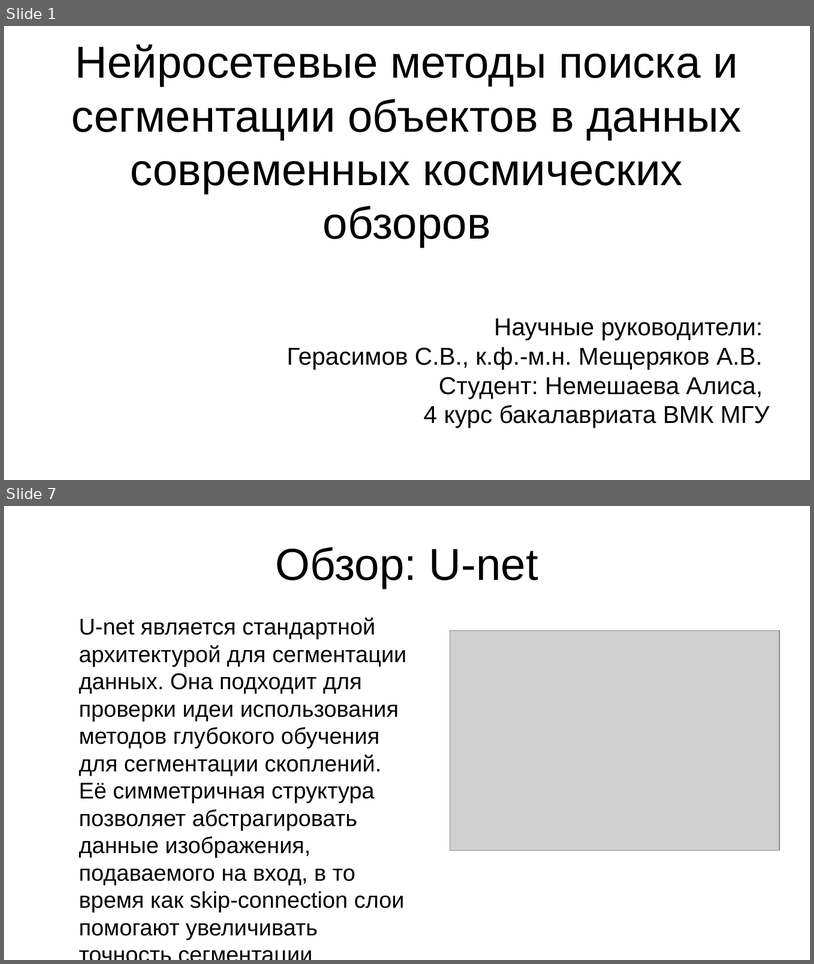
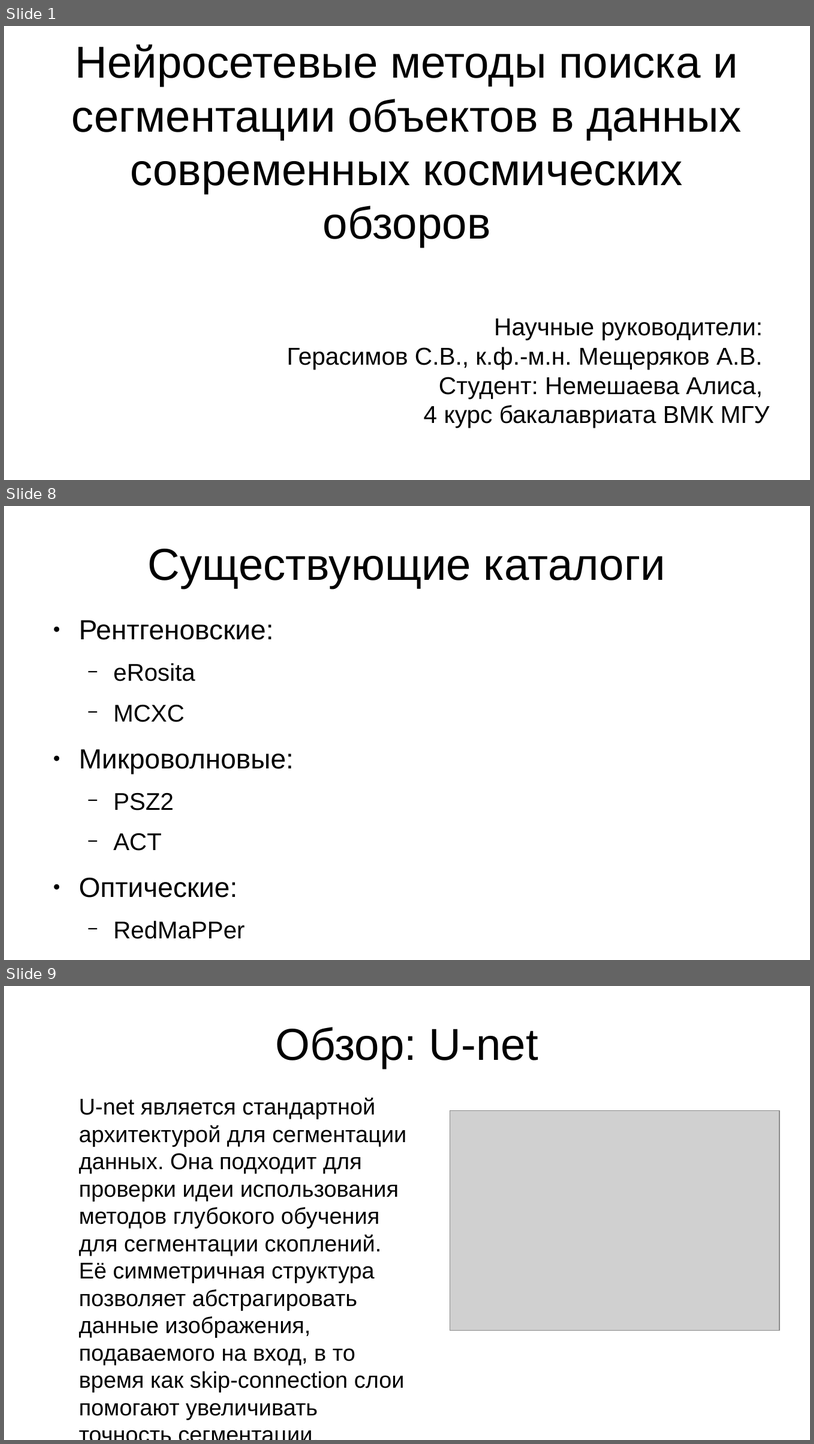
Before and after one commit to rt2122/data-segmentation-2, a slide deck: text/sem.odp. Shown one above the other, each under a label of ours: slides 1 and 7 before the commit, slides 1, 8 and 9 after it; the slides between them are not shown. The pictures are 814x964 and 814x1444 pixels, drawn with LibreOffice and Linux fonts; fonts in the diff are those of the drawing; grey boxes stand for pictures. Boxes give left, top, right and bottom in pixels: in the first picture for what was removed or moved away, otherwise in the second. Text is boxed around its words. In the diff, an @@ line names an element or a change of style, - is before the commit and + after.

```diff
--- a/text/sem.odp
+++ b/text/sem.odp
@@ slide 8 added at (4,506,810,960), background #FFFFFF @@
@@ title added at (148,549,666,588), 44 pt, text #000000 @@
+Существующие каталоги
@@ text added at (79,620,294,939), 27.2 pt, text #000000 @@
+● Рентгеновские:
+  − eRosita
+  − MCXC
+● Микроволновые:
+  − PSZ2
+  − ACT
+● Оптические:
+  − RedMaPPer
@@ what was slide 7 is now slide 9 @@
```
Also in this commit, not shown: 7 slides changed, 9 other slides added, 8 other files.
